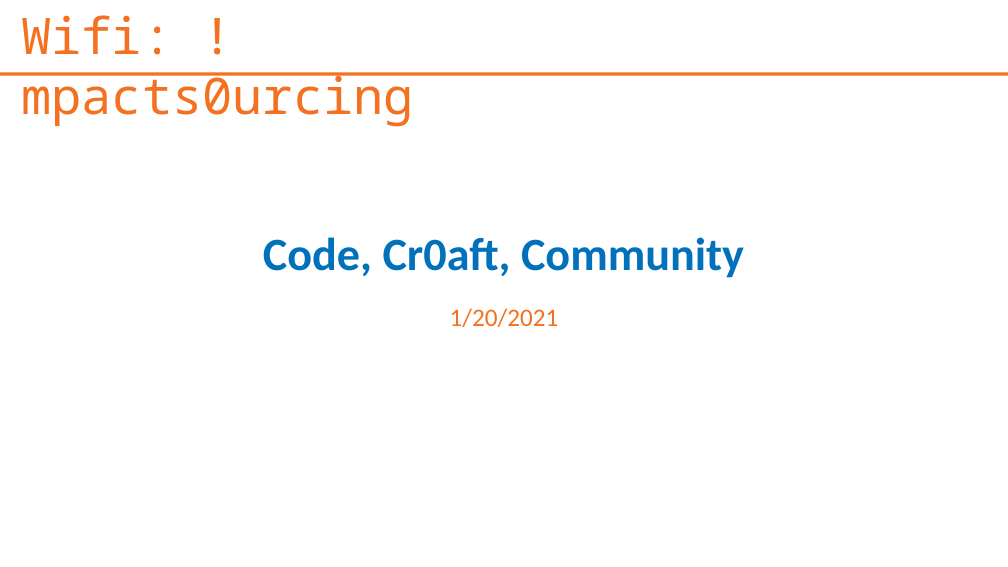
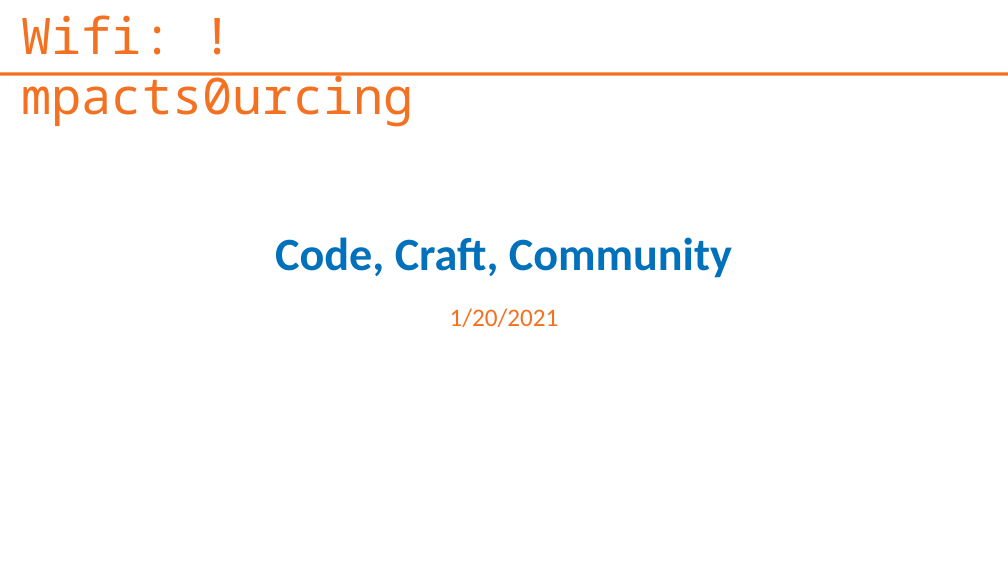
Before and after one commit to Ingage-Meetup/XC-20210120, a slide deck: slide 1 of slides.pptx. Drawn at 1008x567 pixels with LibreOffice and Linux fonts; fonts in the diff are those of the drawing; background and template pictures are left out. Boxes give left, top, right and bottom in pixels: in the first picture for what was removed or moved away, otherwise in the second. Text is boxed around its words. In the diff, an @@ line names an element or a change of style, - is before the commit and + after.

```diff
--- a/slides.pptx
+++ b/slides.pptx
@@ title at bbox=[275, 237, 732, 278]: text changed @@
-Code, Cr0aft, Community
+Code, Craft, Community
```
Also in this commit, not shown: 1 other slide changed, 5 slides added, 5 slides removed.
